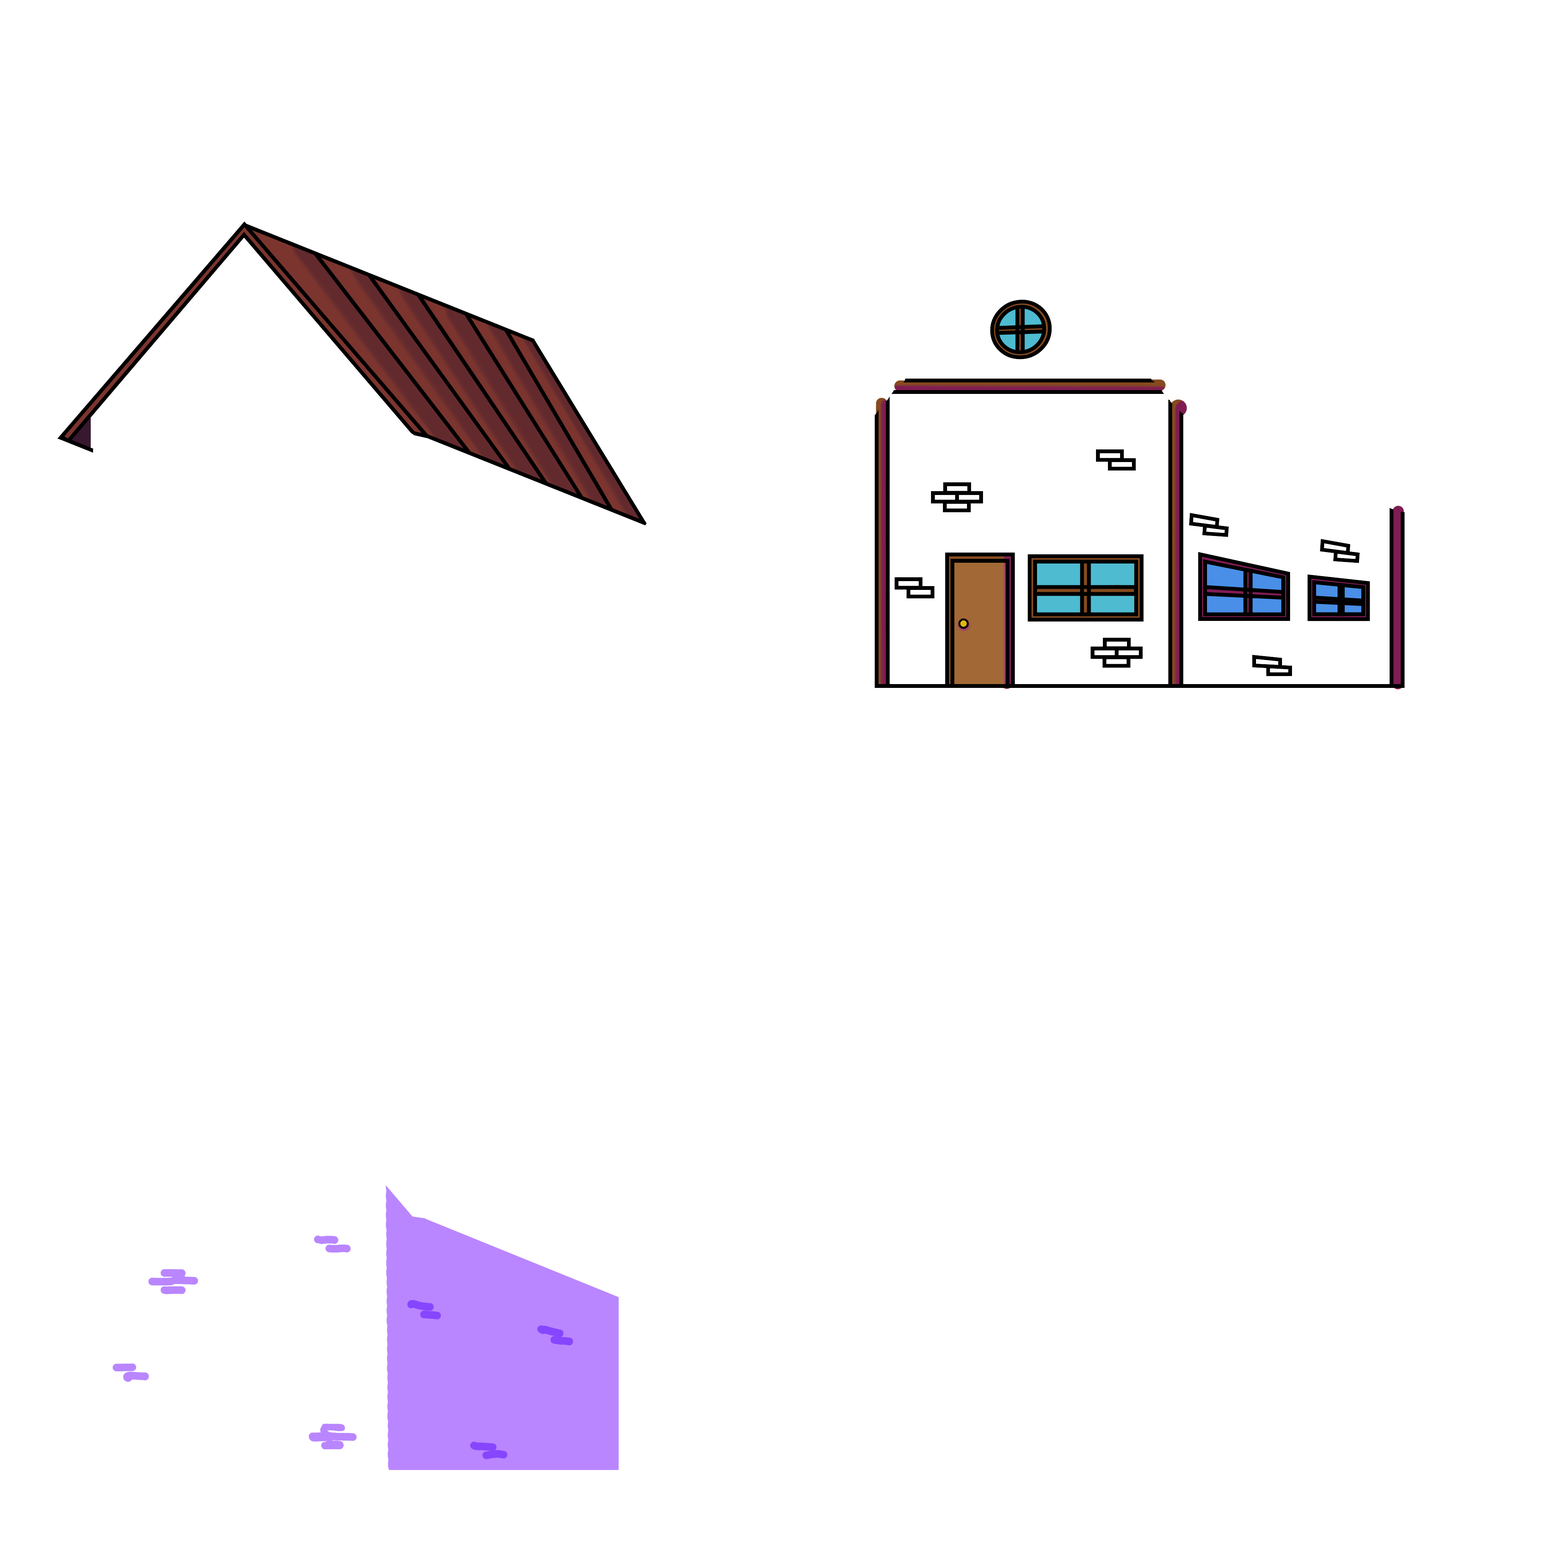
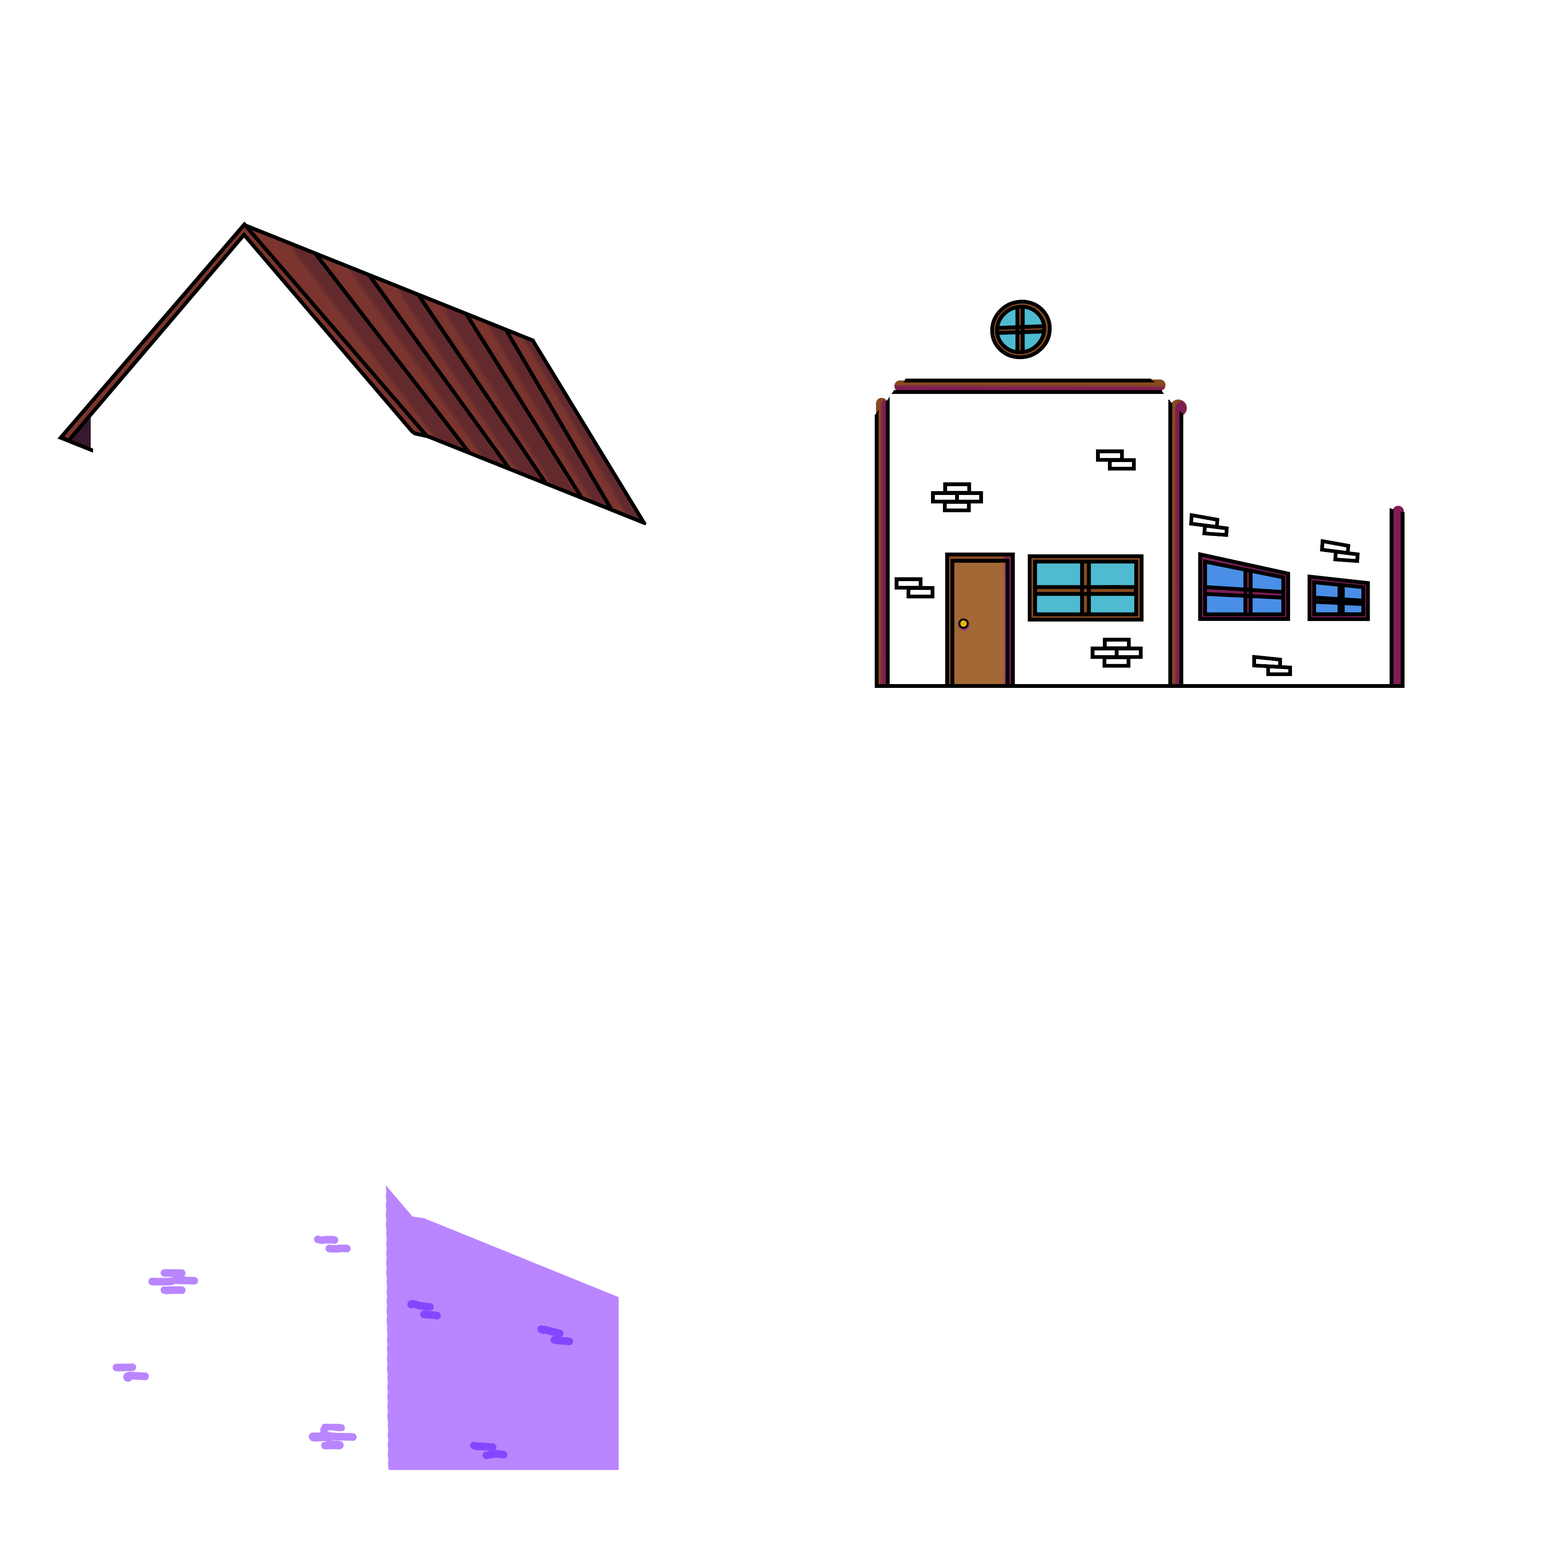
The second 1568×1568 image is a revision of the first. Changes to its layers:
painted on "Folder 3 copy" over 1003, 687, 1402, 690